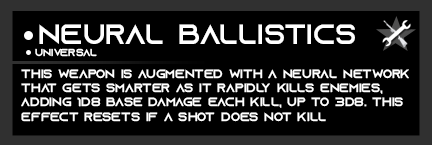
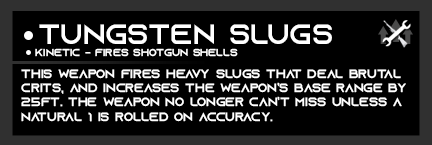
Comparing the layer stacks of the two w=432, h=145 images. Changes:
painted on "Mod Name" over [39, 24, 355, 44]
painted on "Socket Compatibility" over [35, 48, 238, 57]
painted on "Description" over [21, 69, 409, 122]
hid "Power Weapon" over [376, 16, 416, 51]
showed "Boost Weapon" over [378, 19, 413, 49]
